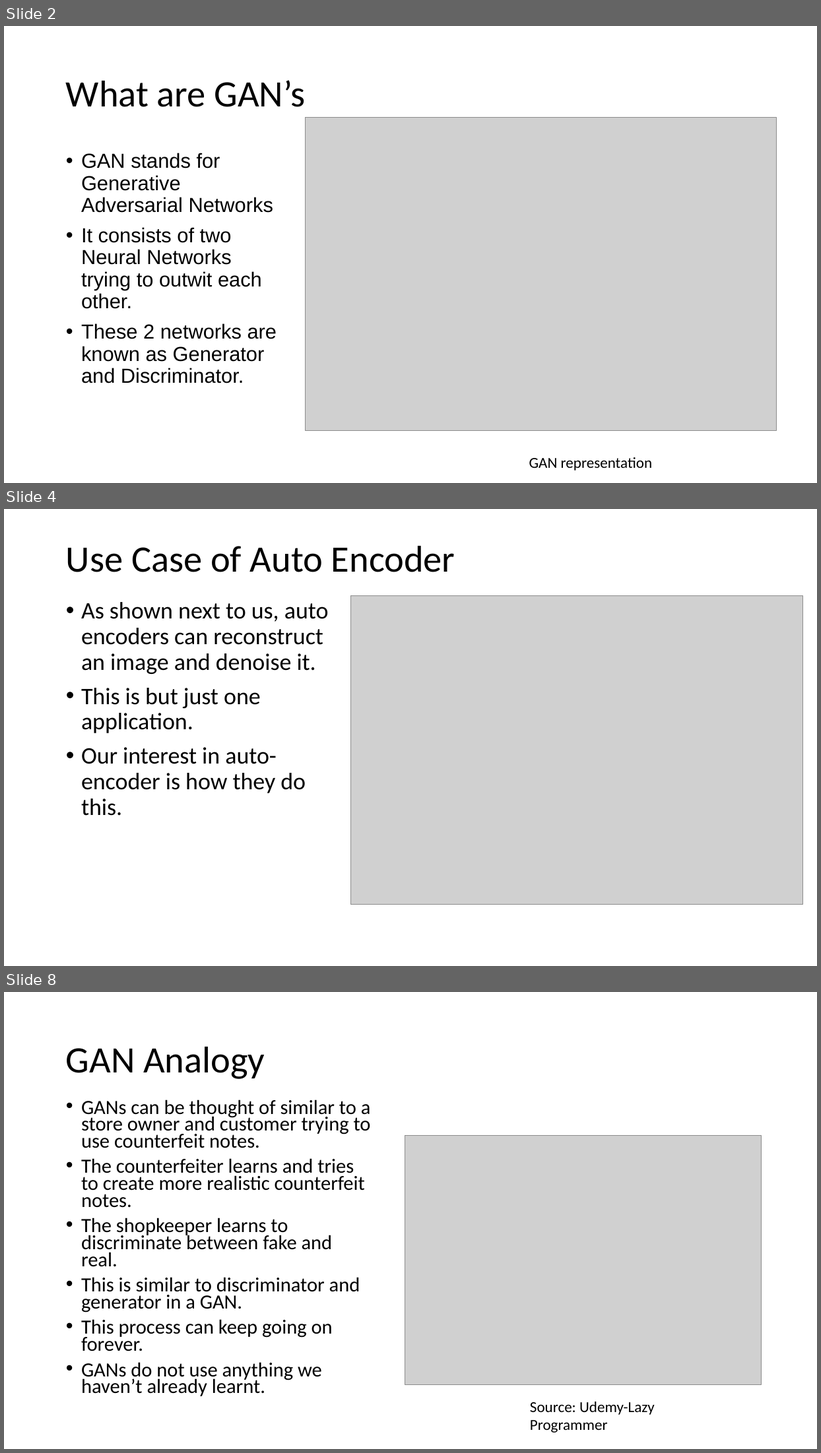
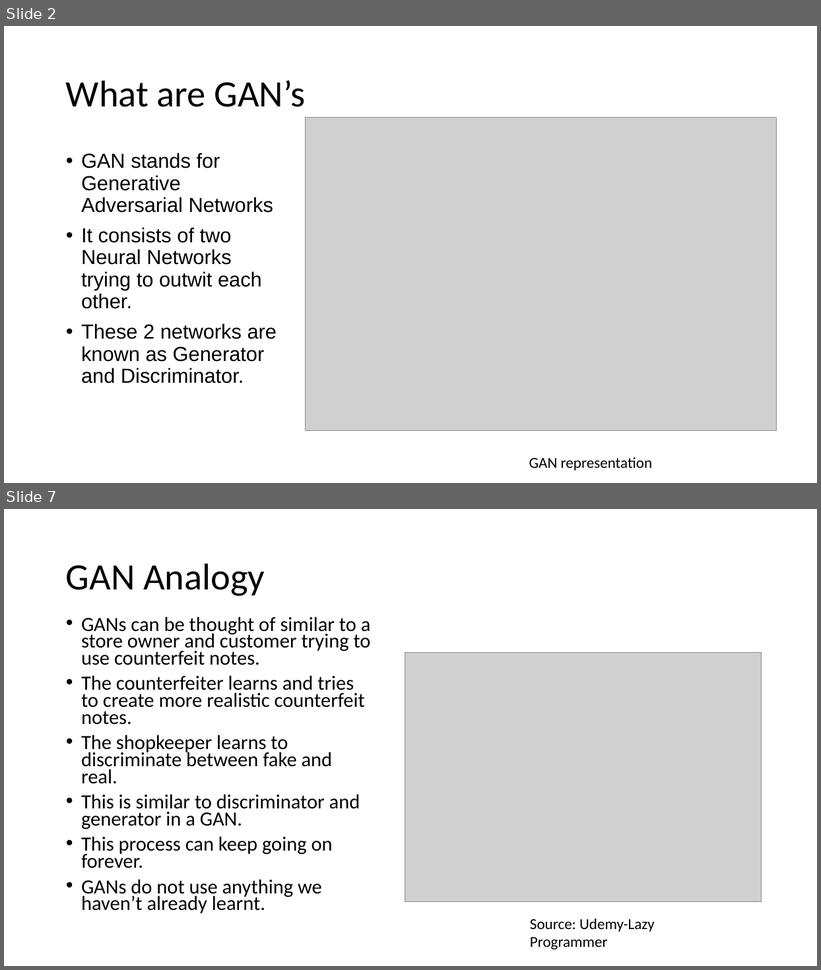
Before and after one commit to arunabh15091989/LighthouseLabs-LectureNotes, a slide deck: W9D3/GAN.pptx. Shown one above the other, each under a label of ours: slides 2, 4 and 8 before the commit, slides 2 and 7 after it; the slides between them are not shown. The pictures are 821x1453 and 821x970 pixels, drawn with LibreOffice and Linux fonts; fonts in the diff are those of the drawing; grey boxes stand for pictures. Boxes give left, top, right and bottom in pixels: in the first picture for what was removed or moved away, otherwise in the second. Text is boxed around its words. In the diff, an @@ line names an element or a change of style, - is before the commit and + after.

```diff
--- a/W9D3/GAN.pptx
+++ b/W9D3/GAN.pptx
@@ slide 4 removed at (4, 509, 817, 966), background #FFFFFF @@
@@ title removed at (66, 545, 455, 572) @@
-Use Case of Auto Encoder
@@ text removed at (81, 602, 329, 816) @@
-• As shown next to us, auto encoders can reconstruct an image and denoise it.
-• This is but just one application.
-• Our interest in auto-encoder is how they do this.
@@ picture removed at (351, 595, 803, 904) @@
@@ what was slide 8 is now slide 7 @@
```
Also in this commit, not shown: 5 slides added, 8 other slides removed, 8 other files.
